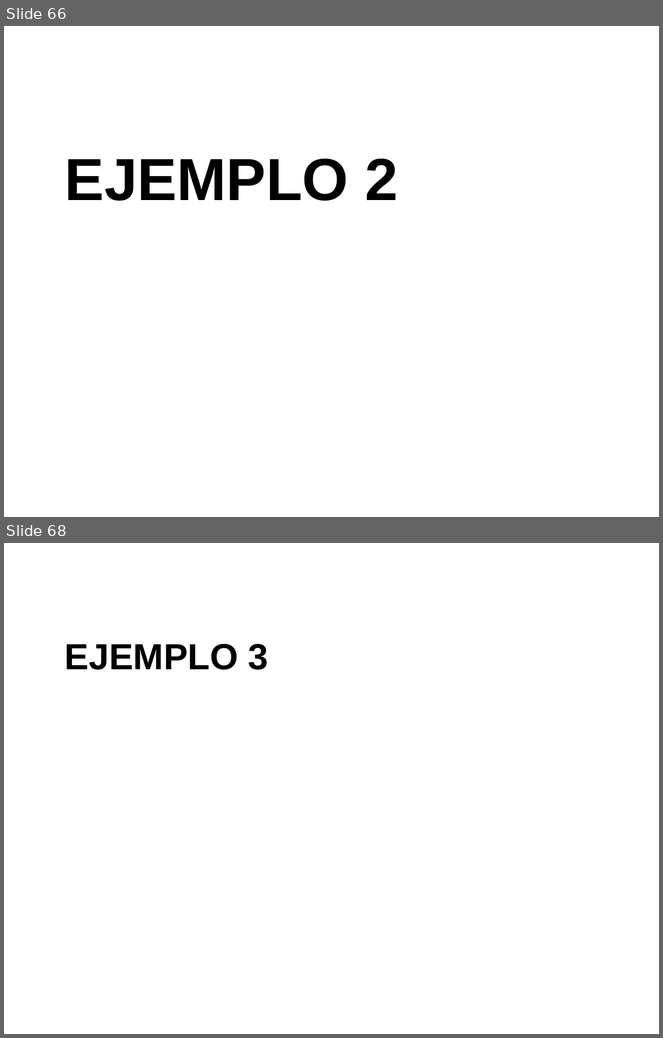
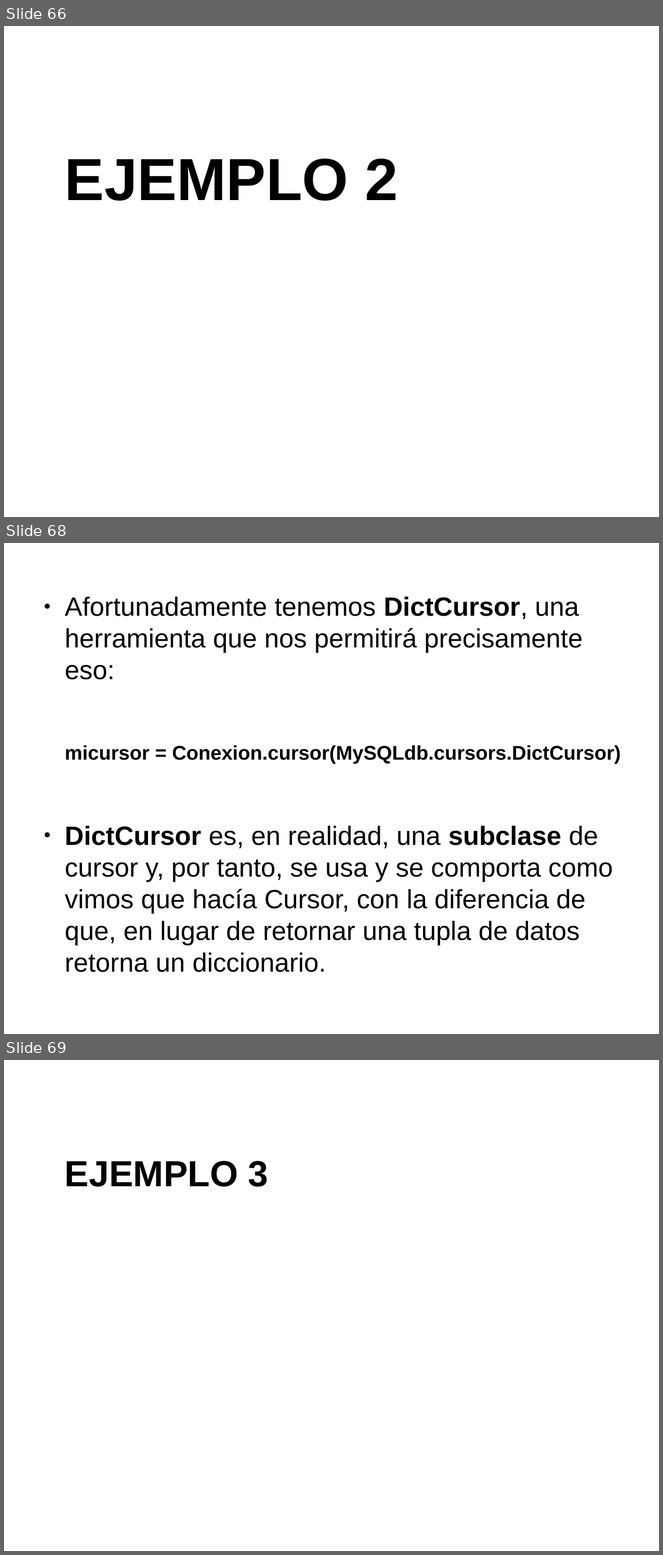
Before and after one commit to javacasm/CursoPythonCompleto, a slide deck: Base_de_Datos/BaseDeDatosPython.odp. Shown one above the other, each under a label of ours: slides 66 and 68 before the commit, slides 66, 68 and 69 after it; the slides between them are not shown. The pictures are 663x1038 and 663x1555 pixels, drawn with LibreOffice and Linux fonts; fonts in the diff are those of the drawing. Boxes give left, top, right and bottom in pixels: in the first picture for what was removed or moved away, otherwise in the second. Text is boxed around its words. In the diff, an @@ line names an element or a change of style, - is before the commit and + after.

```diff
--- a/Base_de_Datos/BaseDeDatosPython.odp
+++ b/Base_de_Datos/BaseDeDatosPython.odp
@@ slide 68 added at bbox=[4, 543, 659, 1034], background #FFFFFF @@
@@ text added at bbox=[65, 597, 621, 945], 32 pt, text #000000 @@
+● Afortunadamente tenemos DictCursor, una herramienta que nos permitirá precisamente eso:
+micursor = Conexion.cursor(MySQLdb.cursors.DictCursor)
+● DictCursor es, en realidad, una subclase de cursor y, por tanto, se usa y se comporta como vimos que hacía Cursor, con la diferencia de que, en lugar de retornar una tupla de datos retorna un diccionario.
@@ what was slide 68 is now slide 69 @@
```
Also in this commit, not shown: 4 slides changed, 11 other slides added, 5 other files.
